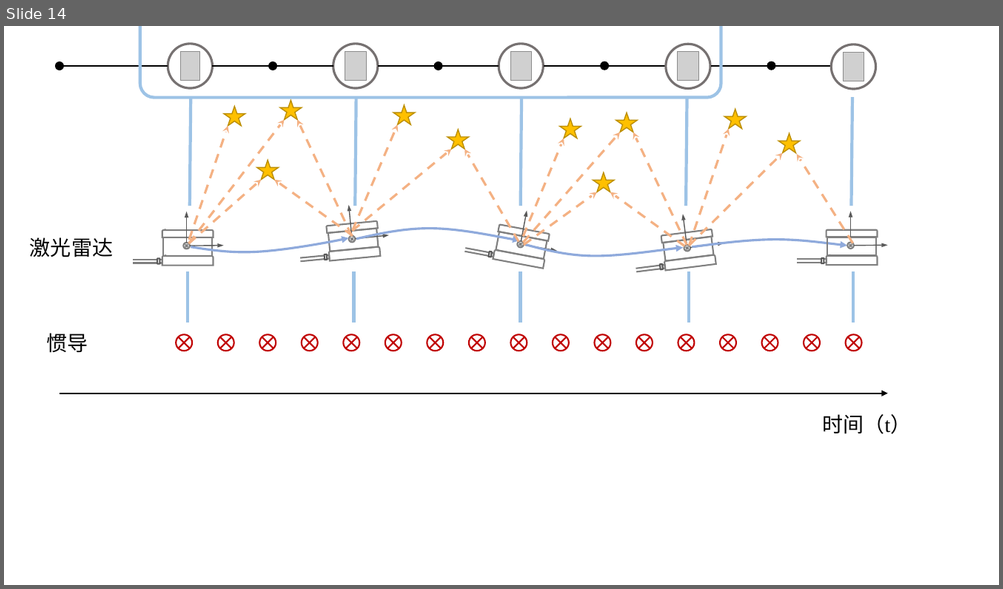
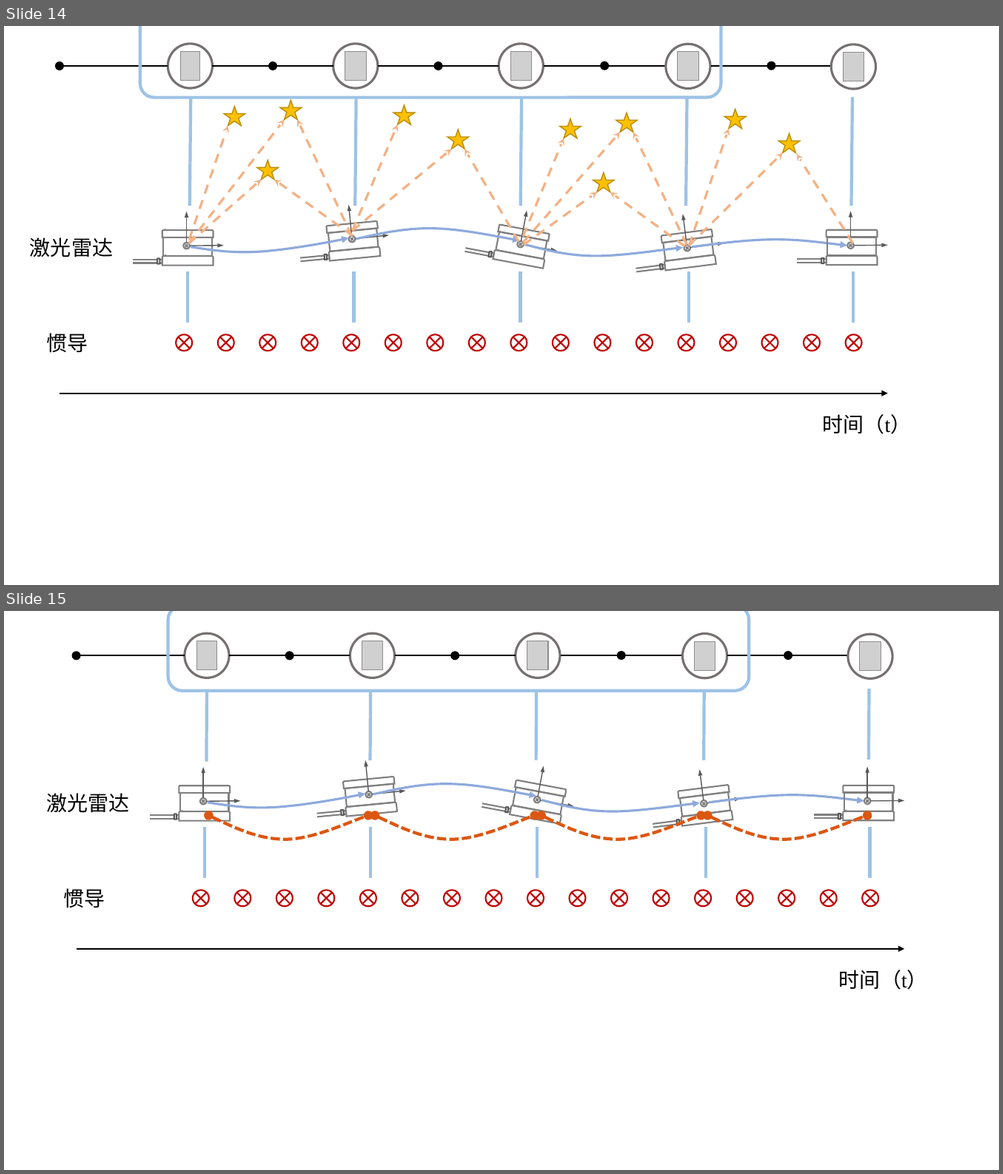
Before and after one commit to Kang-YC/my_backup, a slide deck: 示意图.pptx. Shown one above the other, each under a label of ours: slide 14 before the commit, slides 14 and 15 after it. The pictures are 1003x589 and 1003x1174 pixels, drawn with LibreOffice and Linux fonts; fonts in the diff are those of the drawing; grey boxes stand for pictures. Boxes give left, top, right and bottom in pixels: in the first picture for what was removed or moved away, otherwise in the second. Text is boxed around its words. In the diff, an @@ line names an element or a change of style, - is before the commit and + after.

```diff
--- a/示意图.pptx
+++ b/示意图.pptx
@@ slide 15 added at <box>4,611,999,1170</box>, background #FFFFFF @@
@@ rounded rectangle added at <box>168,611,749,691</box>, outline #9DC3E6 3 pt @@
@@ group added at <box>47,633,999,990</box>: 25 lines, 17 flow chart summing junctions, 16 rectangles, 15 ellipses, 11 arrows, 10 round same rects, 5 rounded rectangles, 5 pictures, 4 freeform shapes, 3 texts @@
+激光雷达
+惯导
+时间（t）
@@ freeform shape added at <box>208,815,368,840</box>, outline #DC5712 3 pt dashed @@
@@ freeform shape added at <box>375,815,535,840</box>, outline #DC5712 3 pt dashed @@
@@ freeform shape added at <box>541,815,701,840</box>, outline #DC5712 3 pt dashed @@
@@ freeform shape added at <box>708,815,868,840</box>, outline #DC5712 3 pt dashed @@
```
Also in this commit, not shown: 1 other file.
